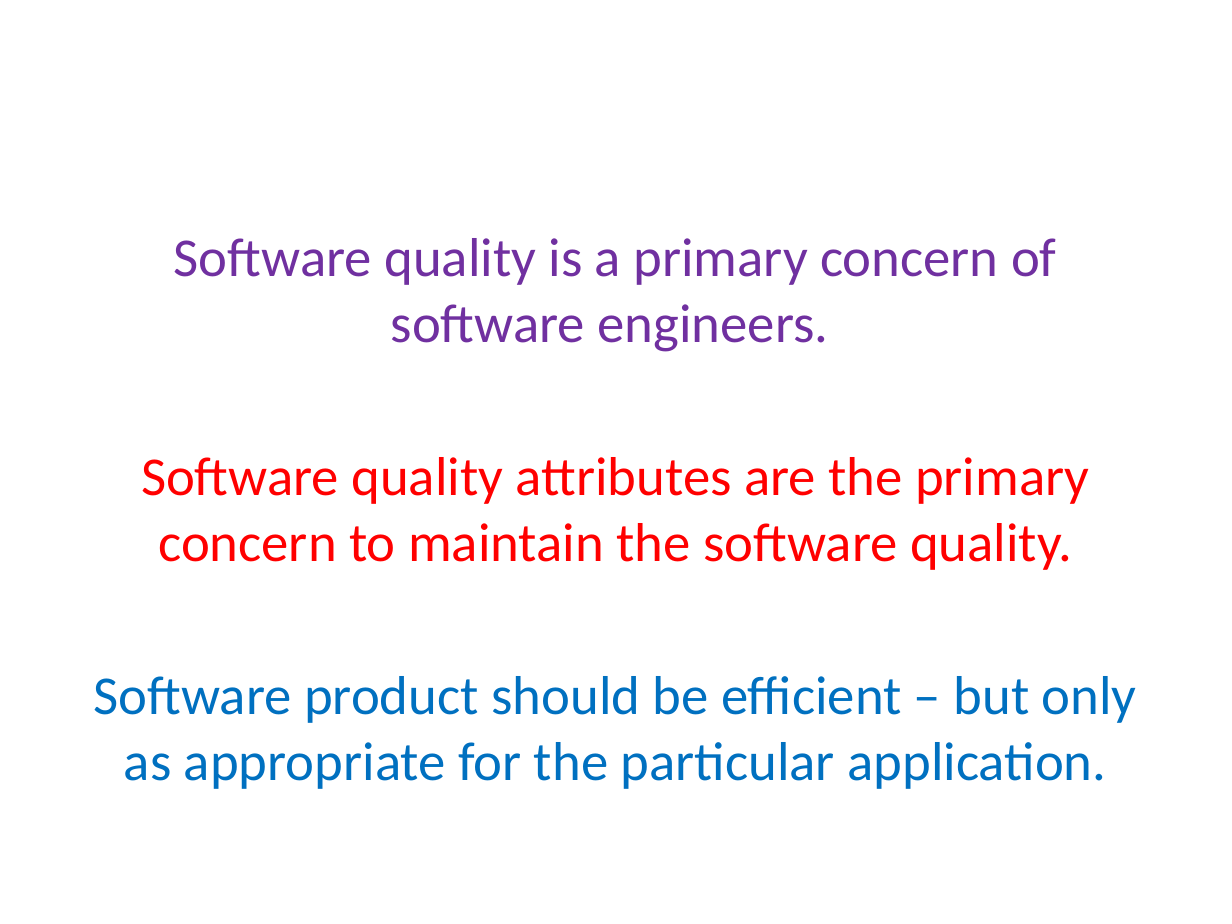
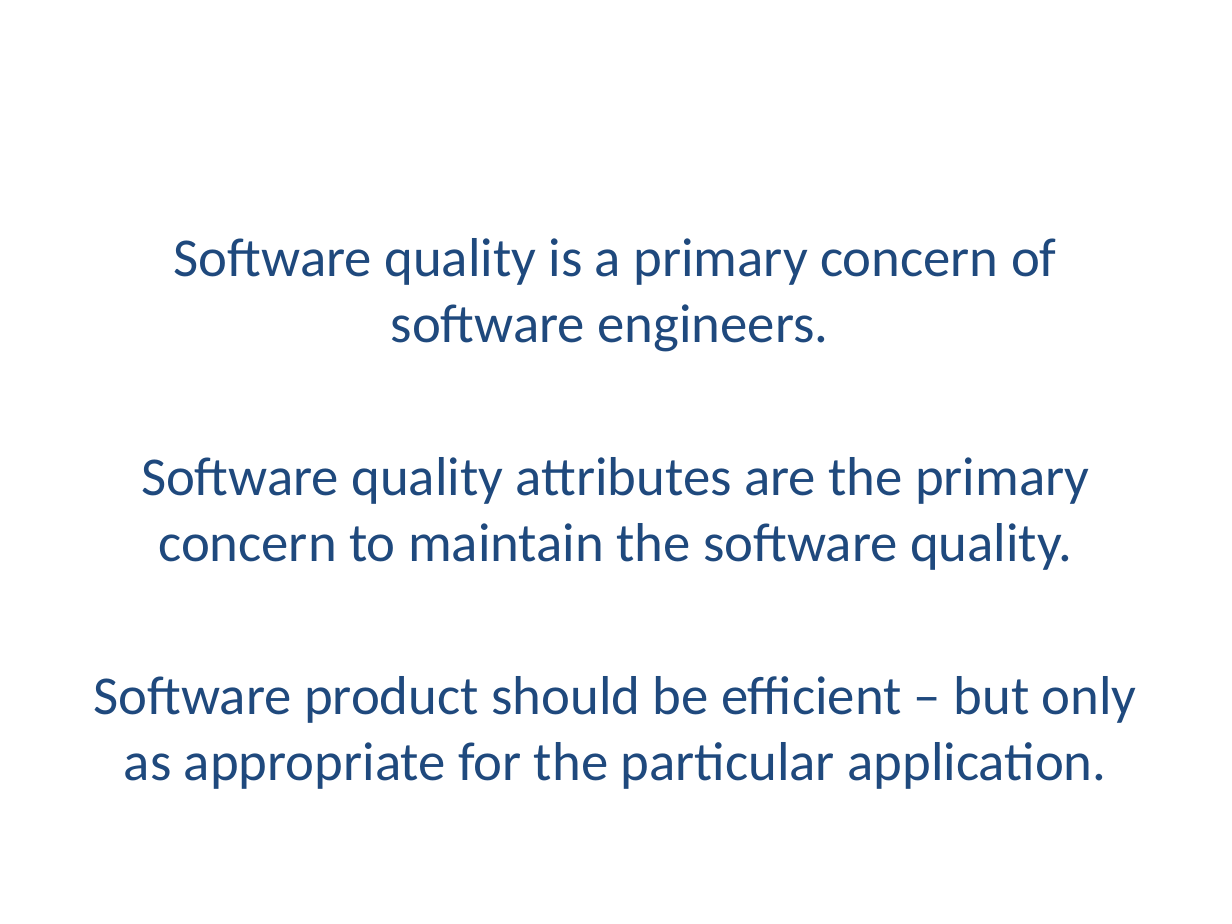
Before and after one commit to nitind12/B.Tech4-2019, a slide deck: slide 2 of New Topics/Some_Size_Factors.pptx. Drawn at 1232x924 pixels with LibreOffice and Linux fonts; fonts in the diff are those of the drawing. Boxes give left, top, right and bottom in pixels: in the first picture for what was removed or moved away, otherwise in the second. Text is boxed around its words. In the diff, an @@ line names an element or a change of style, - is before the commit and + after.

```diff
--- a/New Topics/Some_Size_Factors.pptx
+++ b/New Topics/Some_Size_Factors.pptx
@@ text "Software quality is a primary ..." at [94,238,1137,789]: text colour #7030A0 to #1F497D in "Software quality is a primary concern of ..."; text colour #FF0000 to #1F497D in "Software quality attributes are the primary concern ..."; text colour #0070C0 to #1F497D in "Software product should be efficient – but ..." @@
```
Also in this commit, not shown: 2 other slides changed, 8 other files.
